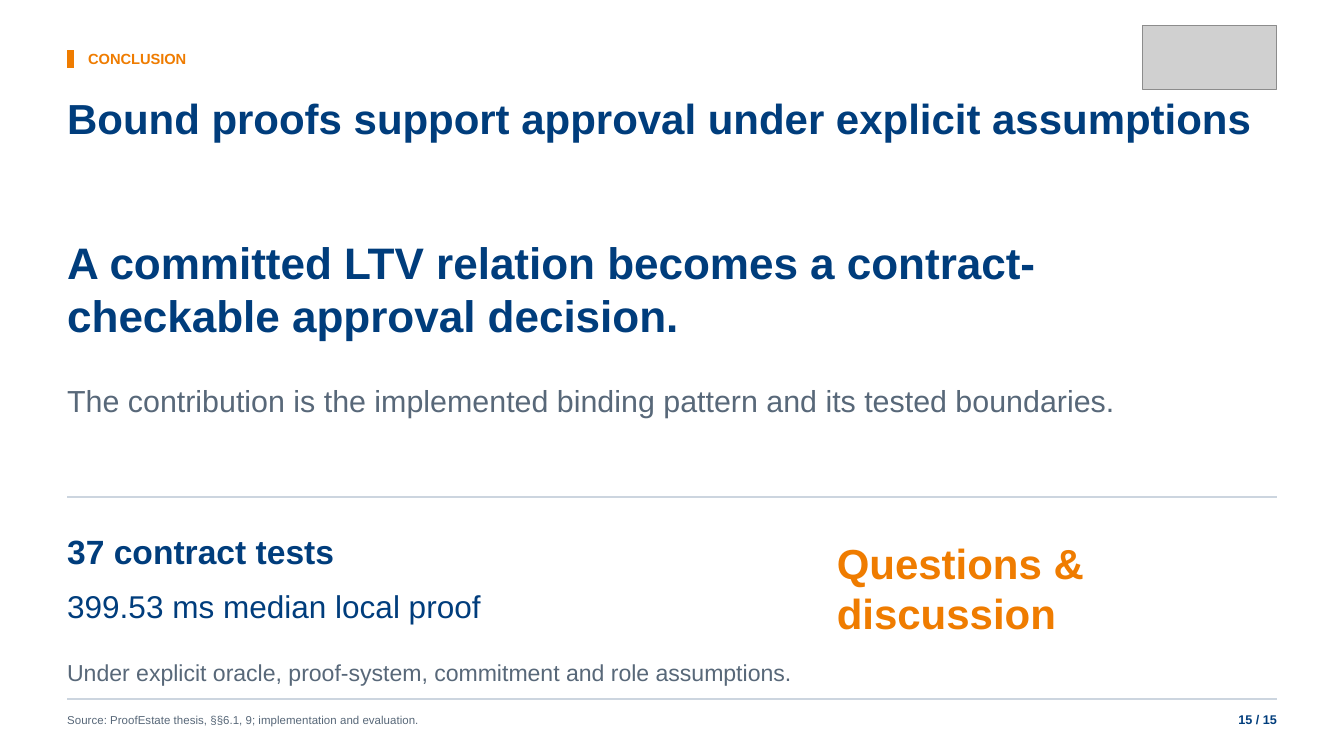
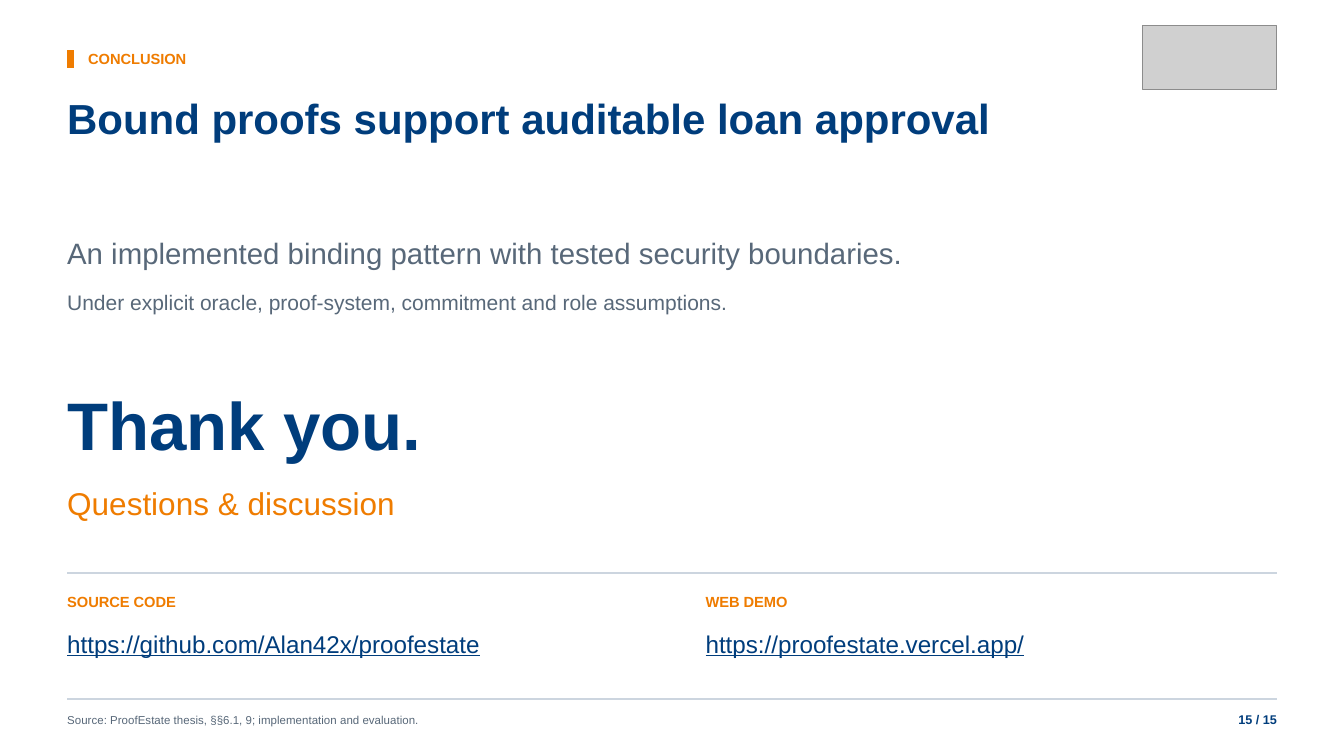
Before and after one commit to Alan42x/proofestate, a slide deck: slide 15 of slides/proofestate-nus-defense-presentation.pptx. Drawn at 1344x756 pixels with LibreOffice and Linux fonts; fonts in the diff are those of the drawing; grey boxes stand for pictures. Boxes give left, top, right and bottom in pixels: in the first picture for what was removed or moved away, otherwise in the second. Text is boxed around its words. In the diff, an @@ line names an element or a change of style, - is before the commit and + after.

```diff
--- a/slides/proofestate-nus-defense-presentation.pptx
+++ b/slides/proofestate-nus-defense-presentation.pptx
@@ text at (x1=67, y1=103, x2=990, y2=142): text changed @@
-Bound proofs support approval under explicit assumptions
+Bound proofs support auditable loan approval
@@ text at (x1=67, y1=242, x2=902, y2=270): text changed; size 31.5 to 21 pt; text colour #003D7C to #586879; bold off @@
-A committed LTV relation becomes a contract-checkable approval decision.
+An implemented binding pattern with tested security boundaries.
@@ text "Under explicit oracle, proof-system, commitment ..." moved from (x1=67, y1=664, x2=792, y2=686) to (x1=67, y1=295, x2=727, y2=315) @@
@@ text "Under explicit oracle, proof-system, commitment ..." at (x1=67, y1=295, x2=727, y2=315): size 16.5 to 15 pt @@
@@ text removed at (x1=67, y1=390, x2=1114, y2=418) @@
-The contribution is the implemented binding pattern and its tested boundaries.
@@ text added at (x1=67, y1=401, x2=421, y2=463), 48 pt, text #003D7C, bold @@
+Thank you.
@@ text "Questions & discussion" moved from (x1=837, y1=548, x2=1056, y2=630) to (x1=67, y1=492, x2=395, y2=521) @@
@@ text "Questions & discussion" at (x1=67, y1=492, x2=395, y2=521): size 30 to 22.5 pt, bold off @@
@@ text removed at (x1=67, y1=540, x2=334, y2=565) @@
-37 contract tests
@@ text removed at (x1=67, y1=595, x2=481, y2=624) @@
-399.53 ms median local proof
@@ text added at (x1=67, y1=596, x2=176, y2=607), 10.5 pt, text #EF7C00, bold @@
+SOURCE CODE
@@ rectangle moved from (x1=68, y1=497, x2=1277, y2=498) to (x1=68, y1=573, x2=1277, y2=574) @@
@@ text added at (x1=706, y1=596, x2=788, y2=607), 10.5 pt, text #EF7C00, bold @@
+WEB DEMO
@@ text added at (x1=67, y1=635, x2=479, y2=658), 17.2 pt, text #003D7C, underline @@
+https://github.com/Alan42x/proofestate
@@ text added at (x1=706, y1=635, x2=1024, y2=658), 17.2 pt, text #003D7C, underline @@
+https://proofestate.vercel.app/
```
Also in this commit, not shown: 6 other slides changed, 6 other files.
